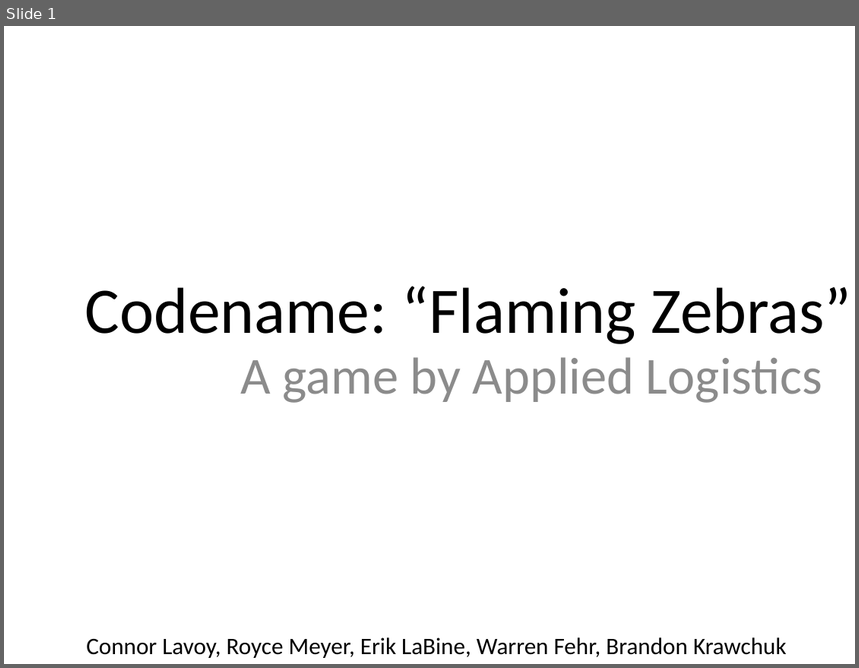
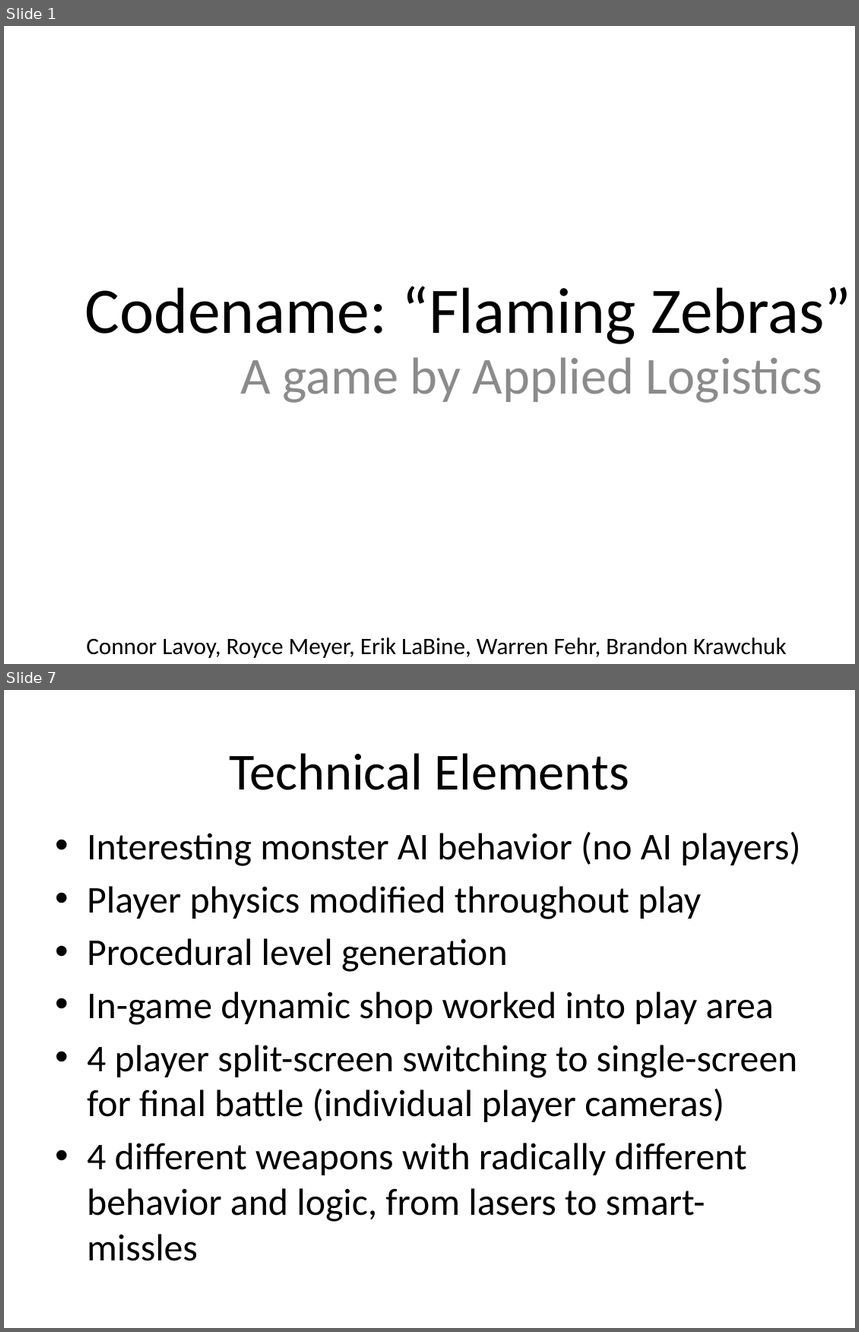
Before and after one commit to Assisting/flaming-zebras, a slide deck: Codename flaming zebras.pptx. Shown one above the other, each under a label of ours: slide 1 before the commit, slides 1 and 7 after it; the slides between them are not shown. The pictures are 859x668 and 859x1332 pixels, drawn with LibreOffice and Linux fonts; fonts in the diff are those of the drawing. Boxes give left, top, right and bottom in pixels: in the first picture for what was removed or moved away, otherwise in the second. Text is boxed around its words. In the diff, an @@ line names an element or a change of style, - is before the commit and + after.

Commit message:
Finished Powerpoint (please review)
I've gone through the assignment requirements and added all of the
things that must be on the presentation. Please take a look and let me
know if there are questions.

```diff
--- a/Codename flaming zebras.pptx
+++ b/Codename flaming zebras.pptx
@@ slide 7 added at <box>4,690,855,1328</box>, background #FFFFFF @@
@@ title added at <box>229,753,629,790</box>, 44 pt, text #000000 @@
+Technical Elements
@@ text added at <box>87,831,800,1262</box>, 32 pt, text #000000 @@
+• Interesting monster AI behavior (no AI players)
+• Player physics modified throughout play
+• Procedural level generation
+• In-game dynamic shop worked into play area
+• 4 player split-screen switching to single-screen for final battle (individual player cameras)
+• 4 different weapons with radically different behavior and logic, from lasers to smart-missles
```
Also in this commit, not shown: 2 slides changed, 4 other slides added, 1 slide removed.
